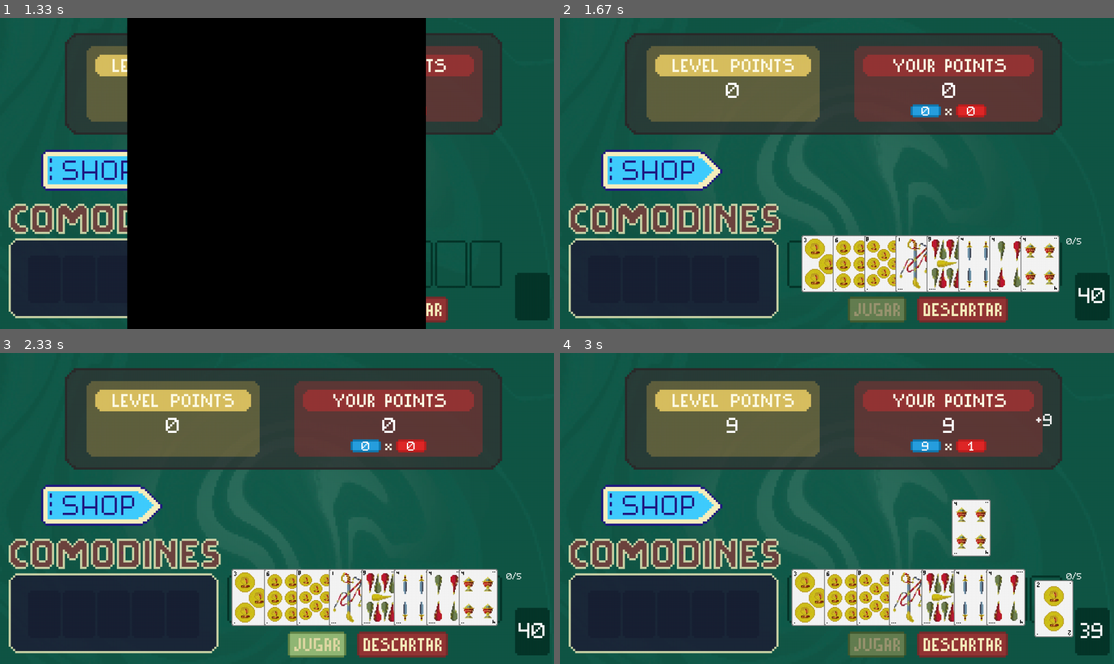
Above: before the commit, frames 1-4 (two rows, left to right).
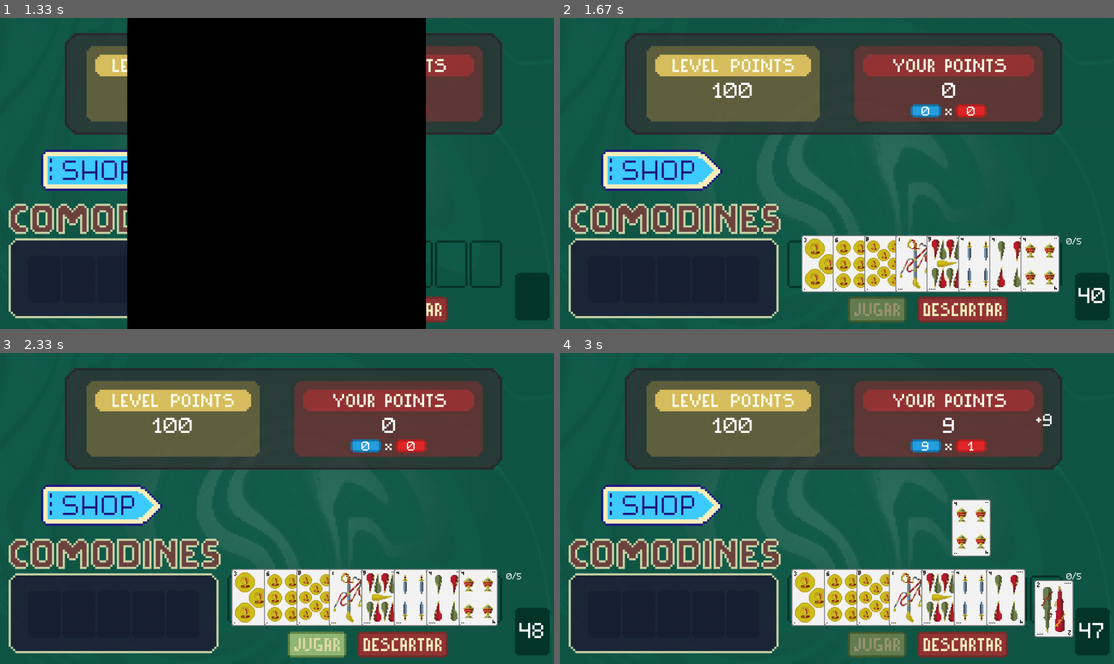
Above: after the commit, the same moments.

Repository: Hsandin7/Practica-TPA
Game: pygame game, started from main.py
Same seed, same stepped clock (60 frames per second), same inputs: the game is played once before the commit and once after it.
Inputs (mouse positions are in pixels of both pictures, inside the frame that each line leads up to):
- Up to frame 1 (1.33 s): click (277, 288) at 0.38 s; click (105, 245) at 1.22 s
- Up to frame 2 (1.67 s): click (875, 310) at 1.55 s
- Up to frame 3 (2.33 s): click (77, 499) at 1.88 s; click (199, 483) at 2.22 s
- Up to frame 4 (3 s): click (1047, 626) at 2.55 s; click (875, 645) at 2.88 s

Frame 1 is identical in both runs. In frame 2, 0.2% of the frame differs, in the area x 27-35%, y 20-26%; in frame 3, 0.3%; in frame 4, 0.8%, in the area x 27-99%, y 20-92%.

Commit message:
Clase niveles empezada y boton ronda siguente

Diff:
--- a/Clases/juego.py
+++ b/Clases/juego.py
@@ -141,6 +141,7 @@
     def actualizar_menu_tienda(self, eventos):
         if self.botones["boton_SR"].detectar_click(eventos):
             self.pagina_actual = 1
+            self.jugador.siguente_ronda()
             self.mostrar_fondo = True
         elif self.botones["cambiar"].detectar_click(eventos):
             pass
--- a/Clases/jugador.py
+++ b/Clases/jugador.py
@@ -7,12 +7,12 @@
 from Clases._utilidades import *
 from Clases.animaciones import Animador_Texto
 from Clases.guardado import *
-
-from Clases.carta import Carta
+from Clases.niveles import Niveles
 
 class Jugador:
     def __init__(self):
         self.puntos = 0
+        self.puntos_nivel = 100
         self.puntos_cartas = 0
         self.multiplicador = 0
         self.slot_seleccionado = 0
@@ -20,6 +20,7 @@
         self.evaluador =        Evaluador_Cartas()
         self.animador_texto =   Animador_Texto()
         self.mazo =             Mazo()
+        self.niveles =          Niveles()
 
         self.mano = [self.mazo.robar() for _ in range(0,8)]
 
@@ -38,7 +39,7 @@
         mostrar_texto_centrado(screen, f"{self.puntos_cartas}", 845, 190)
 
         # Cambiar por el objetivo de puntos del nivel
-        puntos_formateados = f"{self.puntos:,}".replace(",", ".")
+        puntos_formateados = f"{self.puntos_nivel:,}".replace(",", ".")
         mostrar_texto_centrado(screen, puntos_formateados, 400, 125, 50)
 
         # Muestra los puntos obtenidos que se suman al total
@@ -109,6 +110,11 @@
             self.descartar_cartas()                 # Las cartas que no se hayan jugado se descartan
             self.animador_texto.iniciar(f"{self.puntos_cartas * self.multiplicador}", 1100, 150,y_final=90)
 
+            if self.niveles.verificar_nivel(self.puntos):
+                self.puntos = 0
+                self.puntos_nivel = self.niveles.puntos_nivel
+
+
     def descartar_cartas(self):
         self._cartas_descartadas.clear()
         if len(self._cartas_seleccionadas) <= self.limite_seleccion and self._cartas_seleccionadas:
@@ -156,3 +162,6 @@
             mostrar_texto(screen, f"Puntos: {datos["puntos"]}", x, 275, 20)
             mostrar_texto(screen, f"Puntos: {datos["puntos"]}", x, 305, 20)
             x += 250
+
+    def siguente_ronda (self):
+        self.mazo = Mazo()
--- /dev/null
+++ b/Clases/niveles.py
@@ -0,0 +1,25 @@
+class Niveles:
+    def __init__(self):
+        self.nivel_actual = 1
+        self.puntos = 0
+        self.puntos_nivel = 100
+        self.multiplicador = 1.5
+        # self.boss = {
+
+        # }
+
+    def siguente_nivel(self):
+        self.nivel_actual += 1
+        self.puntos = 0
+        self.puntos_nivel = self.puntos_nivel * self.multiplicador
+
+    def nivel_perdido(self):
+        self.nivel_actual = 1
+        self.puntos = 0
+        self.puntos_nivel = 100
+
+    def verificar_nivel(self, puntos):
+        if puntos >= self.puntos_nivel:
+            self.siguente_nivel()
+            print("siguente nivel")
+            return True
